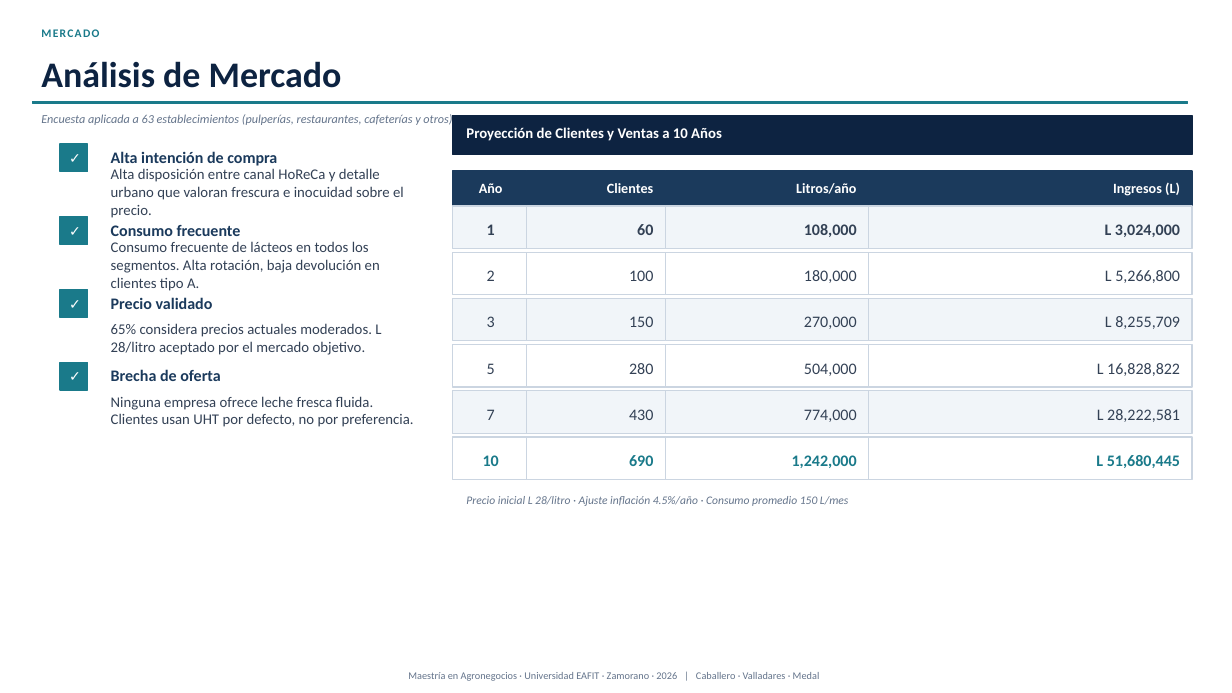
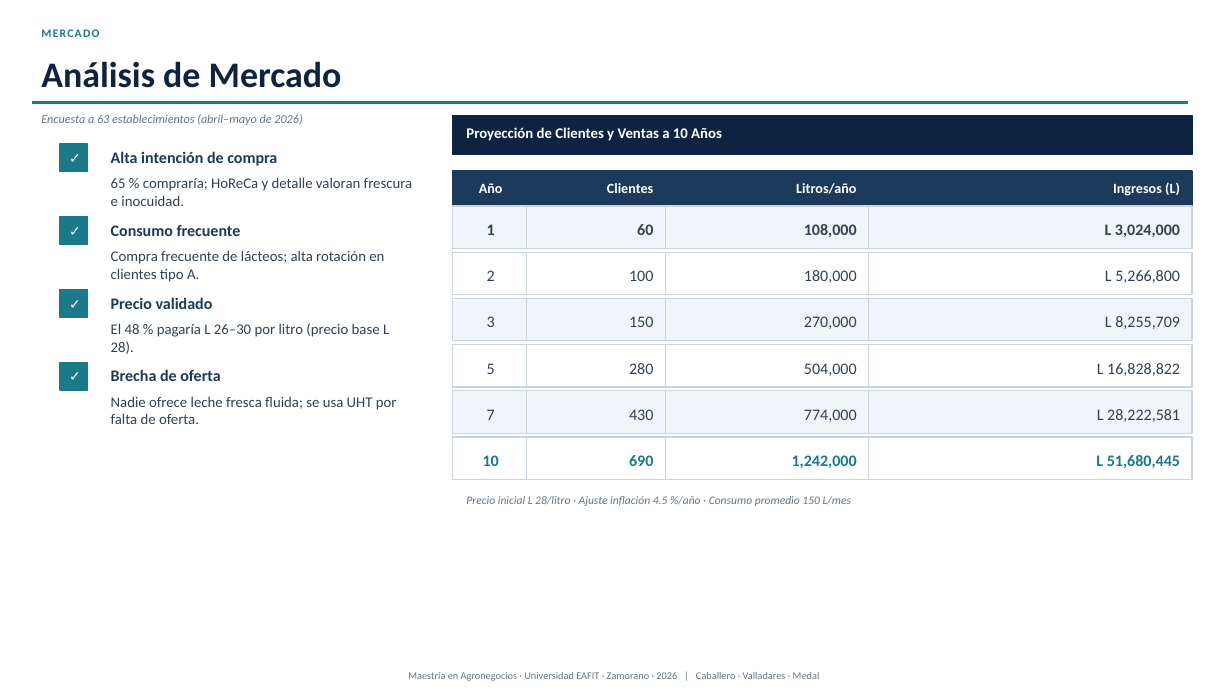
Before and after one commit to modelqdeluxe-ops/ss, a slide deck: slide 13 of Defensa_Tesis_Jaime_Fredy_Horacio_corregida.pptx. Drawn at 1232x693 pixels with LibreOffice and Linux fonts; fonts in the diff are those of the drawing. Boxes give left, top, right and bottom in pixels: in the first picture for what was removed or moved away, otherwise in the second. Text is boxed around its words. In the diff, an @@ line names an element or a change of style, - is before the commit and + after.

```diff
--- a/Defensa_Tesis_Jaime_Fredy_Horacio_corregida.pptx
+++ b/Defensa_Tesis_Jaime_Fredy_Horacio_corregida.pptx
@@ text at (41,114,302,125): text changed @@
-Encuesta aplicada a 63 establecimientos (pulperías, restaurantes, cafeterías y otros)
+Encuesta a 63 establecimientos (abril–mayo de 2026)
@@ text at (111,177,413,206): text changed @@
-Alta disposición entre canal HoReCa y detalle urbano que valoran frescura e inocuidad sobre el precio.
+65 % compraría; HoReCa y detalle valoran frescura e inocuidad.
@@ text at (111,250,384,282): text changed @@
-Consumo frecuente de lácteos en todos los segmentos. Alta rotación, baja devolución en clientes tipo A.
+Compra frecuente de lácteos; alta rotación en clientes tipo A.
@@ text at (111,323,389,354): text changed @@
-65% considera precios actuales moderados. L 28/litro aceptado por el mercado objetivo.
+El 48 % pagaría L 26–30 por litro (precio base L 28).
@@ text at (111,396,397,424): text changed @@
-Ninguna empresa ofrece leche fresca fluida. Clientes usan UHT por defecto, no por preferencia.
+Nadie ofrece leche fresca fluida; se usa UHT por falta de oferta.
@@ text at (466,496,852,506): spaces changed @@
-Precio inicial L 28/litro · Ajuste inflación 4.5%/año · Consumo promedio 150 L/mes
+Precio inicial L 28/litro · Ajuste inflación 4.5 %/año · Consumo promedio 150 L/mes
```
Also in this commit, not shown: 19 other slides changed, 2 other files.
